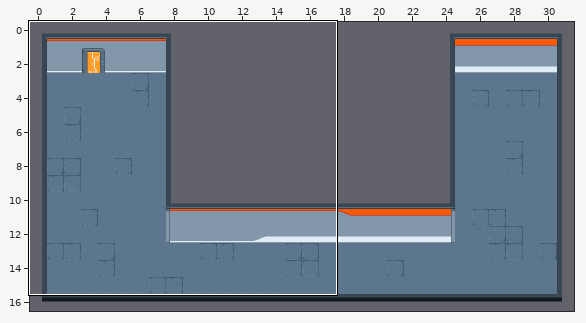
Level history. Tiled map: assets/area_experimentacion/area_exp2.tmx. The picture above shows the old version from afar; the outline marks the close-up.
Close-up. Before the commit:
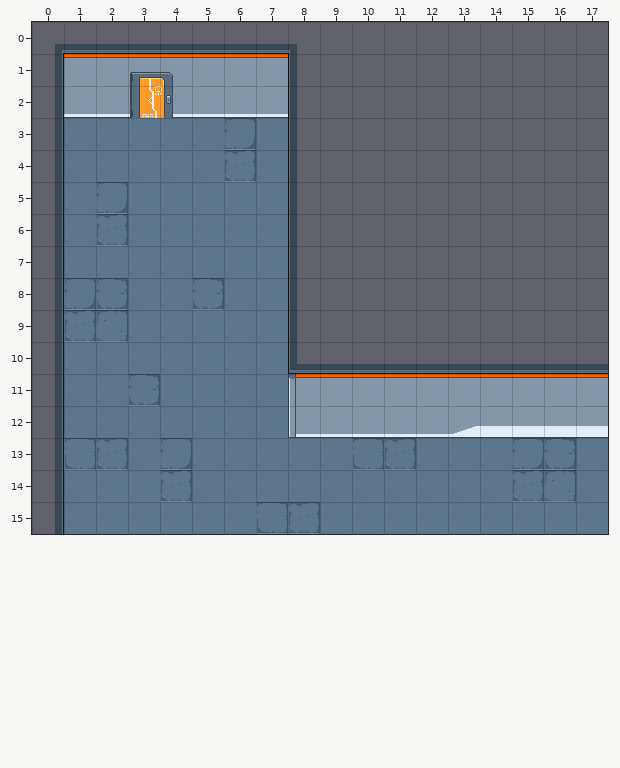
Cells are 32x32 px. Shown: x 0..17, y 0..15. The commit also changed other parts of the map, which this record leaves out.
New version:
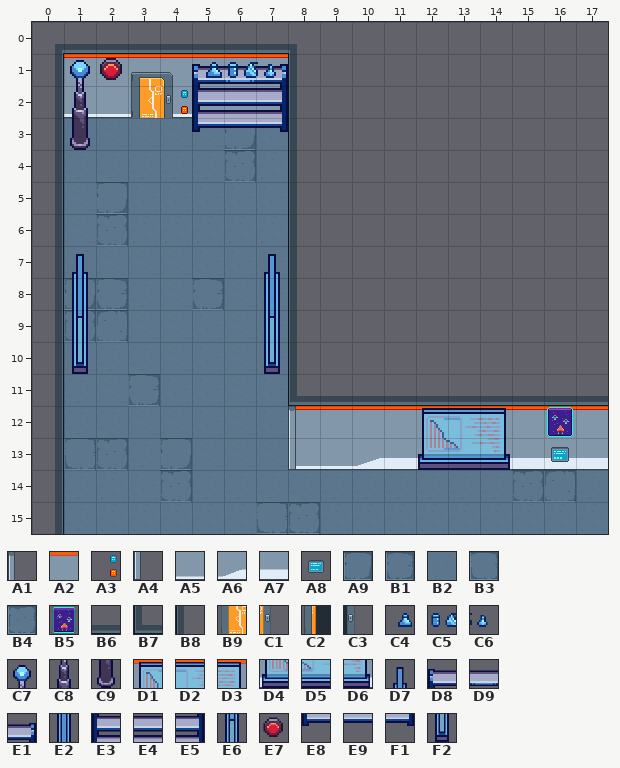
Key: from "pixel-cyberpunk-interior": A1 0, A2 2, A3 5, A4 21, A5 23, A6 24, A7 25, A8 28, A9 43, B1 44, B2 45, B3 63, B4 64, B5 82, B6 86, B7 108, B8 130, B9 174, C1 175, C2 176, C3 177; from "tilesStuff": C4 104, C5 105, C6 106, C7 322, C8 359, C9 396, D1 433, D2 434, D3 435, D4 470, D5 471, D6 472, D7 480, D8 508, D9 509, E1 510, E2 517, E3 545, E4 546, E5 547, E6 554, E7 580, E8 582, E9 583, F1 584, F2 591.
__ is an empty cell.
Tiles of an added or newly shown layer are drawn over the layers below it.
See-through tiles are keyed as they look on the map.
The edit:
Layer "Tile Layer 1":
Tile A2 is removed in row 11 at x 8 to 17.
Tile A5 is removed in row 12 at x 8 to 12.
Tile A6 is removed in row 12 at x 13.
Tile A7 is removed in row 12 at x 14 to 17.
Tile B6 is removed in row 10 at x 9 to 17.
Tile B7 is removed in row 10 at x 8.
Layer "Tile Layer 2":
Tile A4 gives way to one hidden under a higher layer in row 12 at x 8.
Tile A2 now appears in row 12 at x 11 to 17.
The author changed tile B2 to tile A5 in row 13 at x 8 to 9.
The author changed tile B3 to tile A6 in row 13 at x 10.
The author changed tile A9 to tile A7 in row 13 at x 15.
The author changed tile B1 to tile A7 in row 13 at x 16.
The author changed tile B2 to tile A7 in row 13 at x 12 to 14 and 17.
The author changed tile B4 to tile A7 in row 13 at x 11.
Tile B9 now appears in row 2 at x 3.
Tile C1 now appears in row 2 at x 4.
Tile A1 is removed in row 11 at x 8.
Layer "puerta_abierta":
Tile A8 now appears in row 13 at x 16.
Tile C2 is removed in row 2 at x 3.
Tile C3 is removed in row 2 at x 4.
Layer "puerta_cerrada" (now hidden):
Tile B9 is removed in row 2 at x 3.
Tile C1 is removed in row 2 at x 4.
Layer "decoracion" (added):
Tile A2 now appears in row 12 at x 8.
Tile A3 now appears in row 2 at x 4.
Tile A4 now appears in row 13 at x 8.
Tile B6 now appears in row 11 at x 9 to 17.
Tile B7 now appears in row 11 at x 8.
Tile B8 now appears in row 10 at x 8.
Tile C7 now appears in row 1 at x 1.
Tile C8 now appears in row 2 at x 1.
Tile C9 now appears in row 3 at x 1.
Tile D7 now appears in row 7 at x 1 and 7.
Tile D8 now appears in row 1 at x 5.
Tile D9 now appears in row 1 at x 6.
Tile E1 now appears in row 1 at x 7.
Tile E2 now appears in row 8 at x 1 and 7.
Tile E3 now appears in row 2 at x 5.
Tile E4 now appears in row 2 at x 6.
Tile E5 now appears in row 2 at x 7.
Tile E6 now appears in row 9 at x 1 and 7.
Tile E7 now appears in row 1 at x 2.
Tile E8 now appears in row 3 at x 5.
Tile E9 now appears in row 3 at x 6.
Tile F1 now appears in row 3 at x 7.
Tile F2 now appears in row 10 at x 1 and 7.
Layer "decoracion2" (added):
Tile A1 now appears in row 12 at x 8.
Tile A2 now appears in row 12 at x 9 to 10.
Tile B5 now appears in row 12 at x 16.
Tile C4 now appears in row 1 at x 5.
Tile C5 now appears in row 1 at x 6.
Tile C6 now appears in row 1 at x 7.
Tile D1 now appears in row 12 at x 12.
Tile D2 now appears in row 12 at x 13.
Tile D3 now appears in row 12 at x 14.
Tile D4 now appears in row 13 at x 12.
Tile D5 now appears in row 13 at x 13.
Tile D6 now appears in row 13 at x 14.
Pixel boxes of the changes (left, top, right, bottom) in both close-ups:
changed: (70, 58, 288, 150)
added: (72, 254, 88, 374)
changed: (264, 254, 608, 470)
